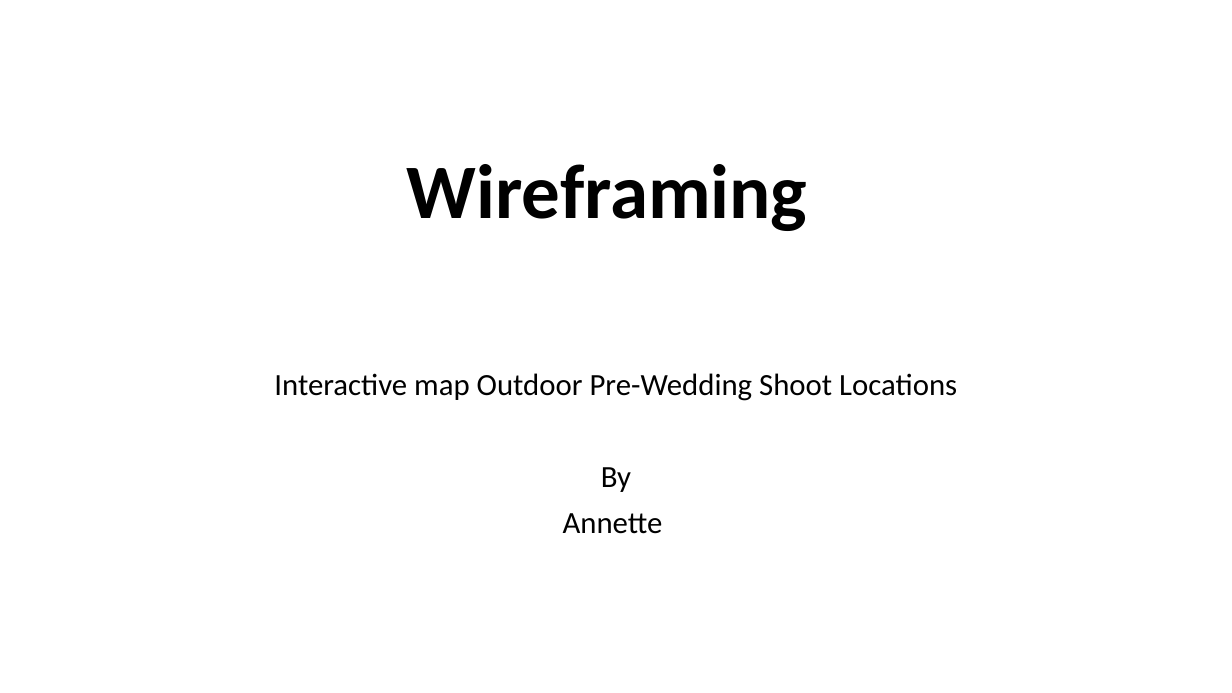
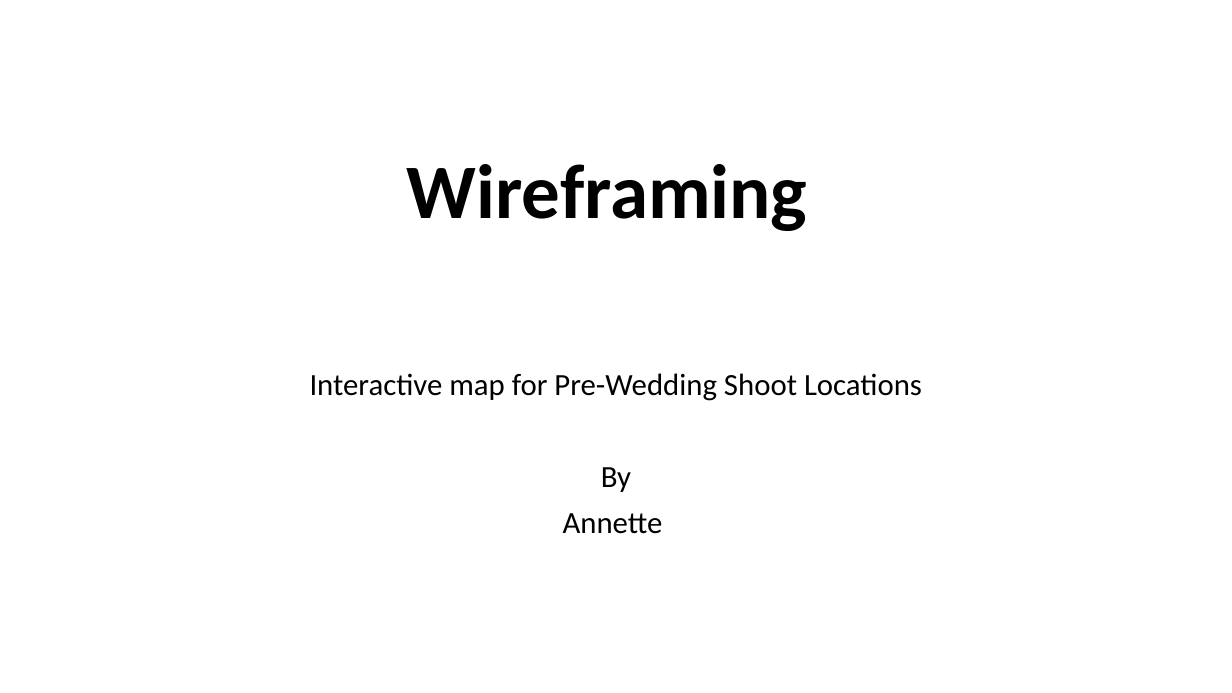
Before and after one commit to annette-p/pre-wedding-photoshoot-locations, a slide deck: slide 1 of wireframe.pptx. Drawn at 1232x693 pixels with LibreOffice and Linux fonts; fonts in the diff are those of the drawing. Boxes give left, top, right and bottom in pixels: in the first picture for what was removed or moved away, otherwise in the second. Text is boxed around its words. In the diff, an @@ line names an element or a change of style, - is before the commit and + after.

```diff
--- a/wireframe.pptx
+++ b/wireframe.pptx
@@ subtitle at (310,373,922,401): text changed @@
-Interactive map Outdoor Pre-Wedding Shoot Locations
+Interactive map for Pre-Wedding Shoot Locations
```
Also in this commit, not shown: 2 other slides changed, 1 slide added, 1 slide removed, 2 other files.
